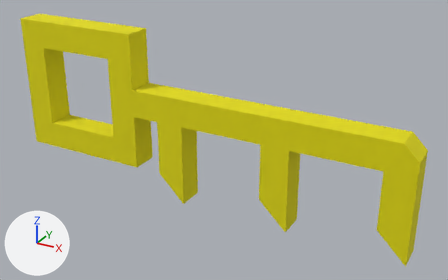
One commit to the FBX model unity_project/Paper Box/Assets/Models/Items/Items.fbx_Key_22.fbx: the scene before it, then after it.
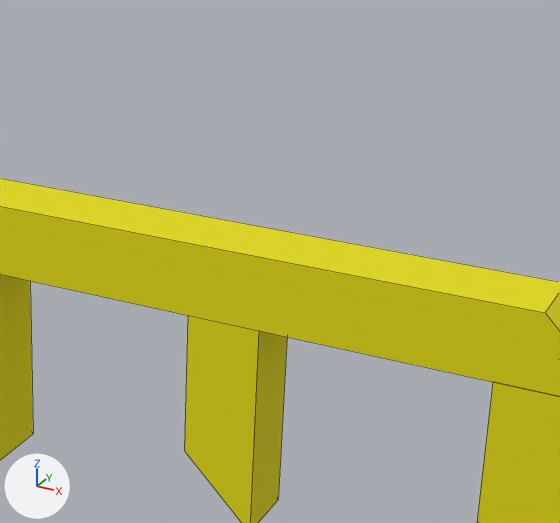
There are two pictures of each version: one whole from a 50 mm camera at (2.256, -7.341, 0.153) aimed at (2.066, -6.996, -0.019), one close up on the part from 41% to 92% of the width and 6% to 82% of the height. The axes (+X, +Y, +Z) are drawn at lower left. The lights are the same throughout. The close-ups show mesh edges as thin lines. Vertices at the same position are counted once.

Names of what the first close-up shows: 'Key 22'.
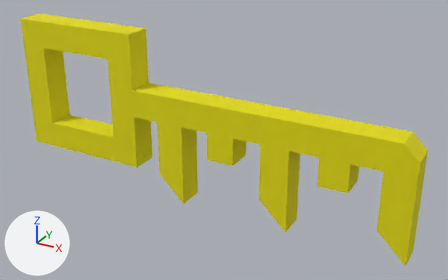
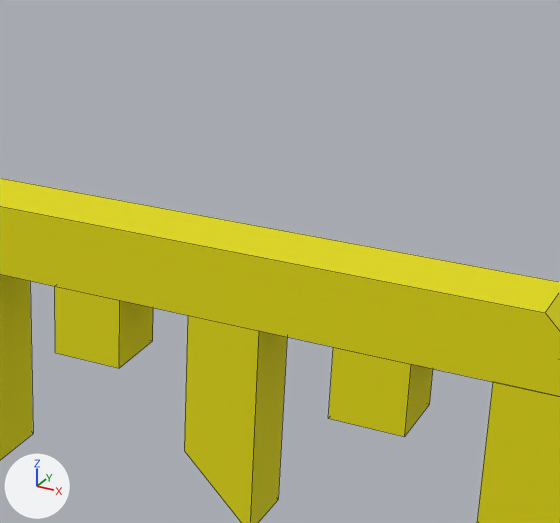
Boxes (x1, y1, x2, y2) around the edits, measured in the close-ups (560 x 523 px):
part 1 of me_cube_079, added (yellow)
    after: (55, 286, 153, 368)
part 2 of me_cube_079, added (yellow)
    after: (328, 347, 433, 437)

The change, as a list of edits to the scene's bpy script:
```text
Change me_cube_079:
    where me_cube_079.from_pydata(...)  # 48 vertices, 41 faces; spans x -0.1..0.2, y -0.01..0.01, z -0.07..0.05
    used by ob_key_22; location = (2.0, -7.0, 0.0)
    me_cube_079 part 1: a new loose piece, a box spanning x 0.06..0.08, y -0.01..0.01, z -0.03..-0.01, in mat_yellow (yellow #e4db00)
    me_cube_079 part 2: a new loose piece, a box spanning x 0.14..0.16, y -0.01..0.01, z -0.03..-0.01, in mat_yellow (yellow #e4db00)
```
